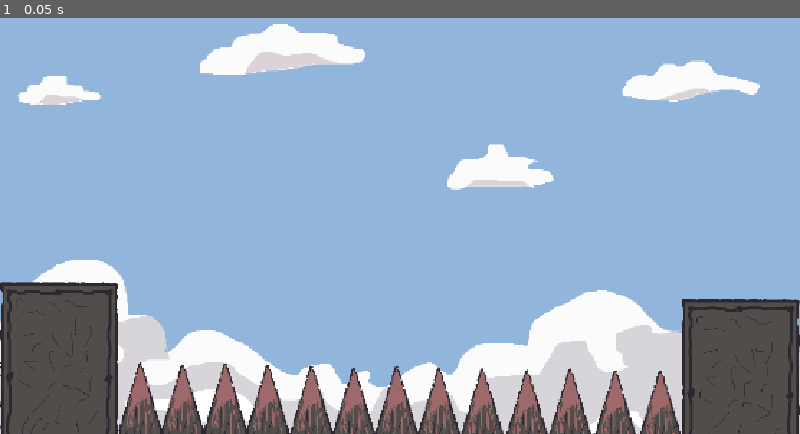
Above: before the commit, frame 1.
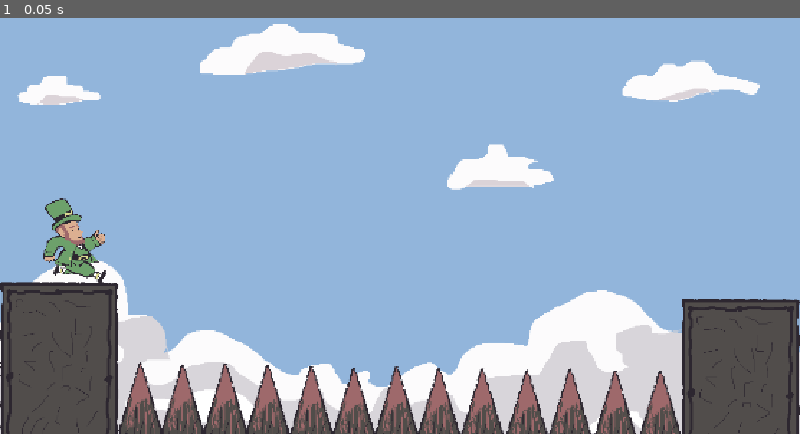
Above: after the commit, the same moment.

Repository: feleshafish/tiny-and-mighty
Game: Godot game, scene res://lvl2.tscn
Same seed, same stepped clock (60 frames per second), same inputs: the game is played once before the commit and once after it.
Inputs:
- Up to frame 1 (0.05 s): no input

The runs differ from the first frame. In frame 1, 0.9% of the frame differs, in the area x 5-14%, y 43-64%.

Commit message:
added leprechaun sprite to lv2

Diff:
--- a/lvl2.tscn
+++ b/lvl2.tscn
@@ -3,9 +3,28 @@
 [ext_resource type="Texture2D" uid="uid://03u53haoroj" path="res://game assets/da_skyi.webp" id="1_1bcrd"]
 [ext_resource type="Texture2D" uid="uid://cxvo5qcgdciq7" path="res://game assets/pillv1 (1).png" id="2_p65l6"]
 [ext_resource type="Texture2D" uid="uid://flfeqtgq1yy4" path="res://game assets/evil ass spioke.png" id="3_p65l6"]
+[ext_resource type="Texture2D" uid="uid://mm33rw8o6ek1" path="res://game assets/leprechaun sprite-1.png.png" id="4_chaov"]
+[ext_resource type="Texture2D" uid="uid://dteprjoaeavqd" path="res://game assets/leprechaun sprite-2.png.png" id="5_o0rcv"]
 
 [sub_resource type="RectangleShape2D" id="RectangleShape2D_gtqoq"]
 size = Vector2(168, 276)
+
+[sub_resource type="SpriteFrames" id="SpriteFrames_uxc53"]
+animations = [{
+"frames": [{
+"duration": 1.0,
+"texture": ExtResource("4_chaov")
+}, {
+"duration": 1.0,
+"texture": ExtResource("5_o0rcv")
+}],
+"loop": 1,
+"name": &"default",
+"speed": 5.0
+}]
+
+[sub_resource type="RectangleShape2D" id="RectangleShape2D_exjfu"]
+size = Vector2(98, 125.25005)
 
 [node name="Node2D" type="Node2D" unique_id=1384845719]
 
@@ -123,3 +142,18 @@
 
 [node name="killbox" type="CollisionPolygon2D" parent="EvilAssSpioke13" unique_id=1848743913]
 polygon = PackedVector2Array(-12, -12, -27, -9, -1, -97, 30, -8)
+
+[node name="Leprechaun" type="CharacterBody2D" parent="." unique_id=1701581556]
+position = Vector2(96, 363)
+
+[node name="AnimatedSprite2D" type="AnimatedSprite2D" parent="Leprechaun" unique_id=1921146350]
+position = Vector2(8.000015, 7.000046)
+scale = Vector2(0.59000003, 0.5810001)
+sprite_frames = SubResource("SpriteFrames_uxc53")
+frame_progress = 0.36606142
+speed_scale = 0.5
+
+[node name="CollisionShape2D" type="CollisionShape2D" parent="Leprechaun" unique_id=865547030]
+position = Vector2(13, 2.375)
+scale = Vector2(1, 0.99999994)
+shape = SubResource("RectangleShape2D_exjfu")
